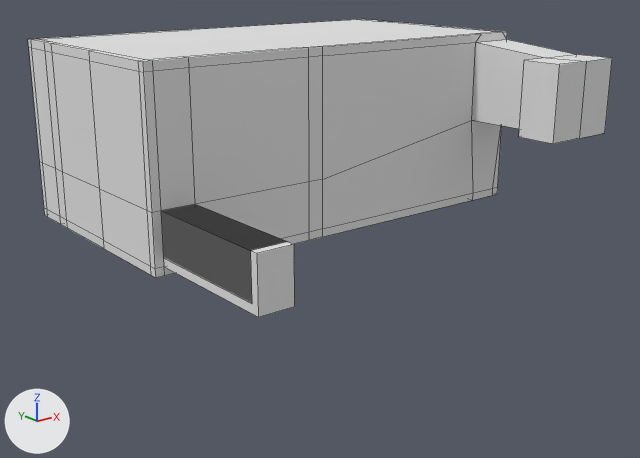
The Blender file Working/level32.blend, before and after one commit.
Rendered twice from a 50 mm lens placed at (-43.4, -64.4, 30.0), pointed at (15.4, 9.0, 0.6). Lighting does not change. The marker at lower left points along +X, +Y and +Z. Mesh edges are drawn as thin lines.

In view in the first picture: 'LevelGeometry'.
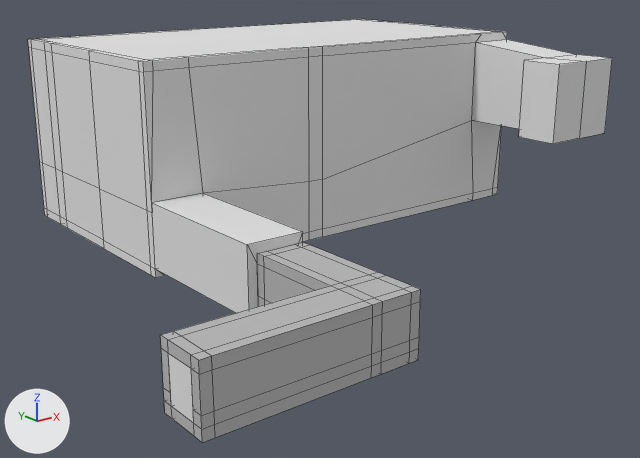
The newer file is also turned or shifted as a whole; pictures and numbers use the older file's frame.

Boxes [x1, y1, x2, y2] around the edits, measured in the pictures (640 x 458 px):
'LevelGeometry', reshaped: before [28, 19, 612, 317]; after [28, 19, 612, 313]
'EndOfLevelBend', added: after [160, 242, 421, 442]
'block', added: after [168, 353, 194, 423]
part 1 of me_plane, built on: before [144, 57, 309, 317]; after [144, 57, 309, 313]

Edits to the bpy script that builds the scene:
```text
Add mat_otherstone:
    mat_otherstone = diffuse_material('OtherStone')
    mat_otherstone.base_color = (0.491, 0.491, 0.491)  # grey #bababa
Change me_plane:
    used by ob_levelgeometry; location = (18.0, 26.0, -1.0)
    remove me_plane.from_pydata(...)  # 298 vertices, 280 faces; spans x -21.0..32.0, y -30.0..16.0, z -1.0..21.0
    add me_plane.from_pydata(...)  # 302 vertices, 286 faces; spans x -21.0..32.0, y -30.0..16.0, z -1.0..21.0
    me_plane part 1
    1 vertex is removed from x -20.0, y -13.0, z 0.0
    10 faces are deleted
    13 vertices move from x -20.0..-16.0, y -30.0..-12.0, z 0.0..6.0 to x -21.0..-15.0, y -30.0..-12.0, z 0.0..7.0
    5 vertices are added at (-19.0, -12.0, 1.0), (-19.0, -12.0, 5.0), (-19.0, -30.0, 1.0), (-19.0, -30.0, 5.0), (-21.0, -13.0, 0.0)
    16 new faces join them
Add me_plane_002:
    me_plane_002.from_pydata(...)  # 160 vertices, 160 faces; spans x -10.0..5.0, y 0.0..20.0, z -1.0..5.0
    me_plane_002.materials.append(mat_otherstone)  # grey #bababa
Add me_cube_021:
    me_cube_021.from_pydata(...)  # a box spanning x -0.5..0.5, y -1.5..1.5, z -2.0..2.0
Add ob_endoflevelbend:
    ob_endoflevelbend = bpy.data.objects.new('EndOfLevelBend', me_plane_002)
    ob_endoflevelbend.location = (-17.0, -14.0, 0.0)
    ob_endoflevelbend.rotation_euler = (0.0, 0.0, -1.571)  # degrees (0, 0, -90)
Add ob_block:
    ob_block = bpy.data.objects.new('block', me_cube_021)
    ob_block.location = (-16.5, -16.5, 2.0)
```
